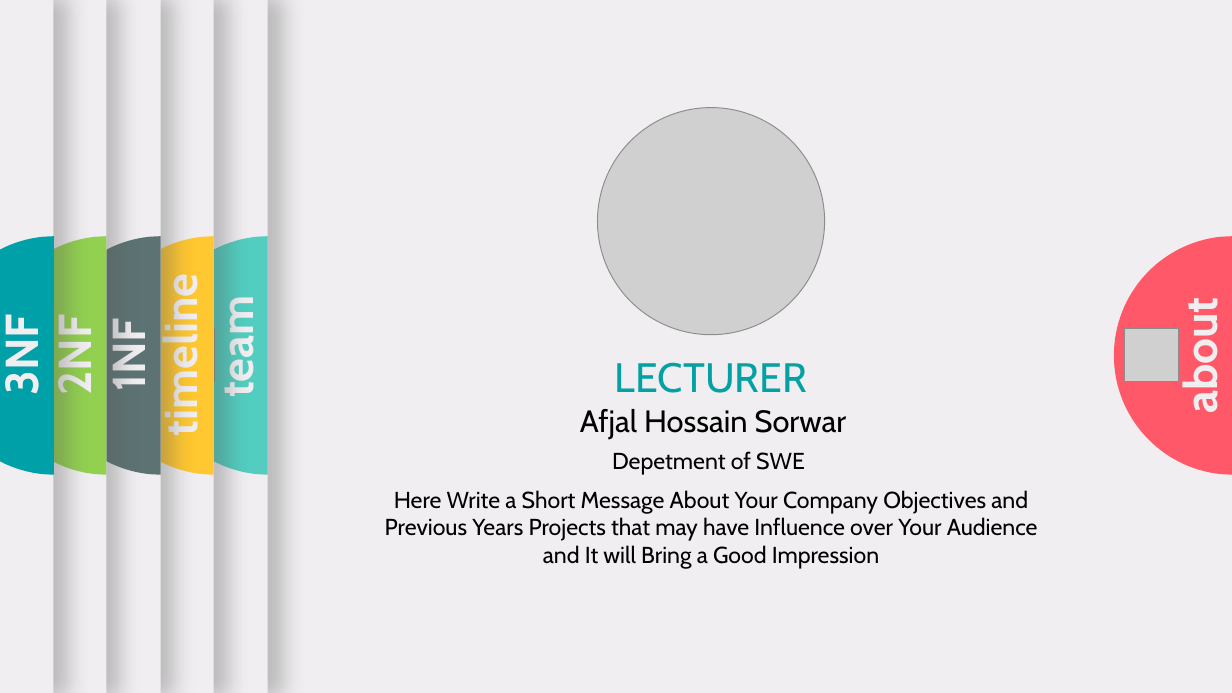
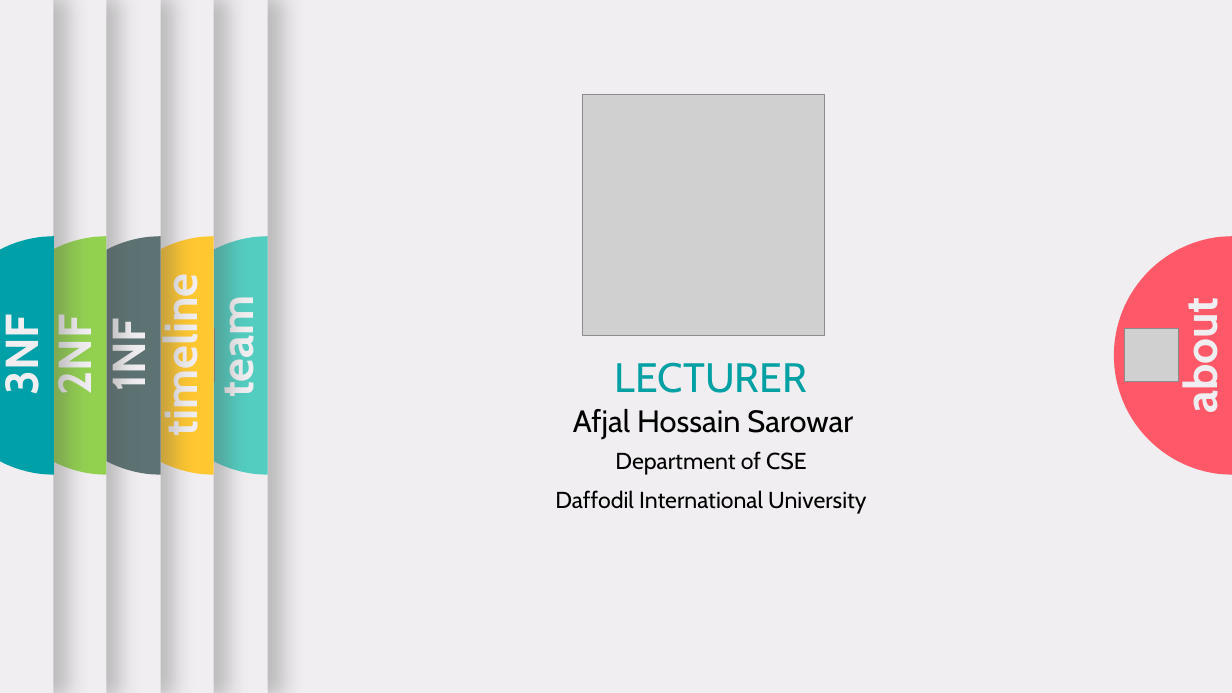
Before and after one commit to neamoth/DatabasePresentation, a slide deck: slide 2 of UltimateSleeping.pptx. Drawn at 1232x693 pixels with LibreOffice and Linux fonts; fonts in the diff are those of the drawing; grey boxes stand for pictures; background and template pictures are left out. Boxes give left, top, right and bottom in pixels: in the first picture for what was removed or moved away, otherwise in the second. Text is boxed around its words. In the diff, an @@ line names an element or a change of style, - is before the commit and + after.

```diff
--- a/UltimateSleeping.pptx
+++ b/UltimateSleeping.pptx
@@ picture: place and size @@
-picture at (598,107,825,335)
+picture at (583,94,825,336)
@@ text at (573,409,853,439): text changed @@
-Afjal Hossain Sorwar
+Afjal Hossain Sarowar
@@ text at (615,451,807,475): text changed @@
-Depetment of SWE
+Department of CSE
@@ text at (555,490,866,514): text changed @@
-Here Write a Short Message About Your Company Objectives and Previous Years Projects that may have Influence over Your Audience and It will Bring a Good Impression
+Daffodil International University
```
Also in this commit, not shown: 5 other slides changed, 1 slide added, 1 slide removed, 1 other file.
